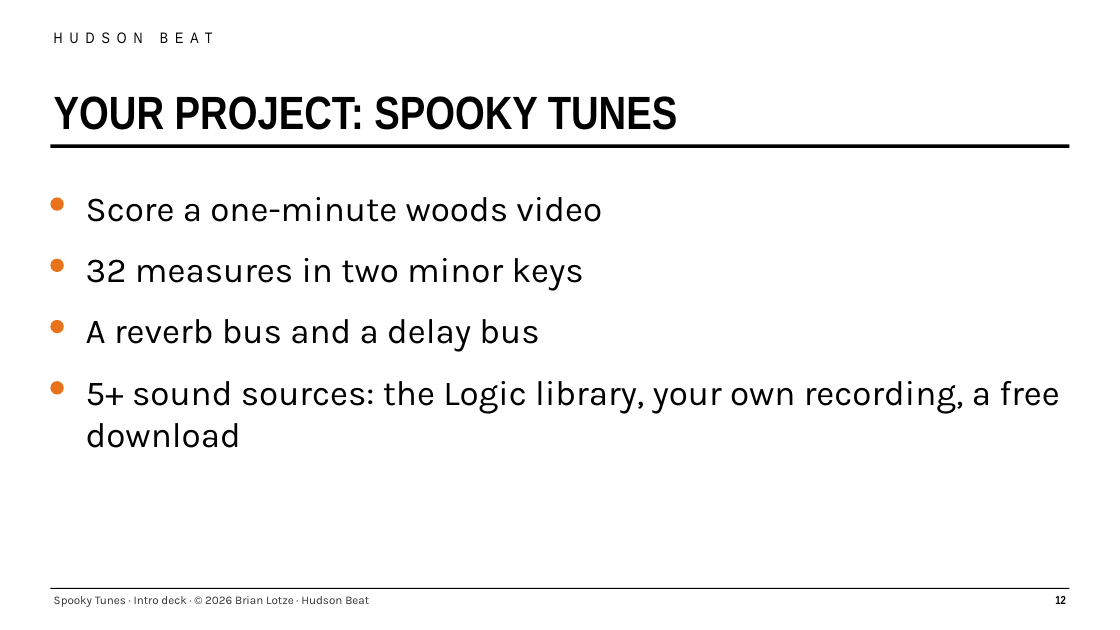
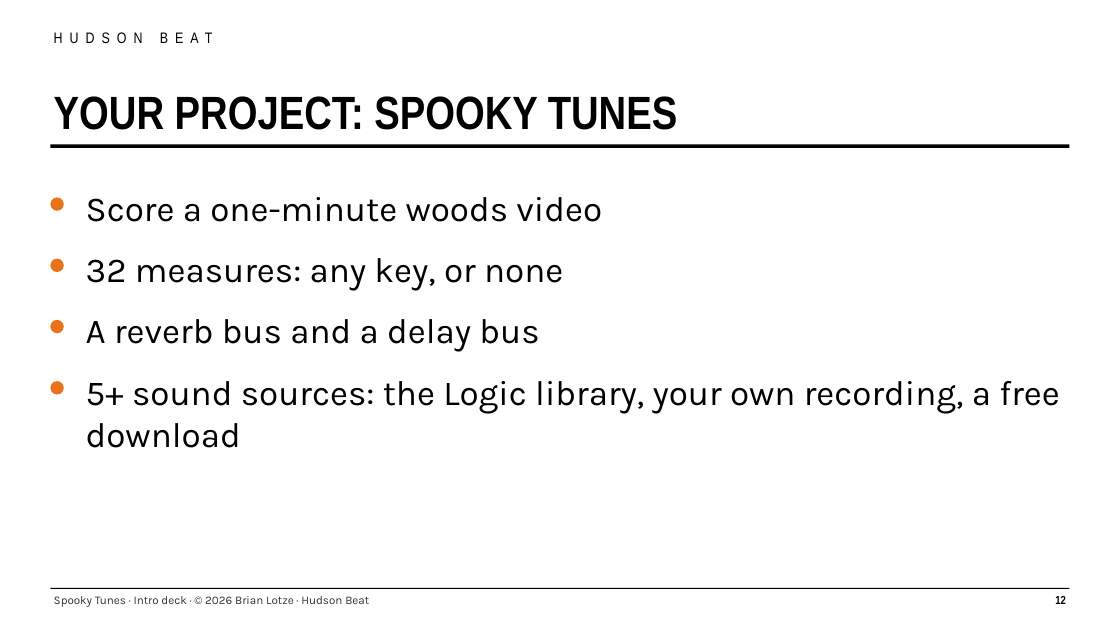
Before and after one commit to brianlotzemusic-glitch/WaltyCal, a slide deck: slide 12 of tpt/009-dmp1-spooky-tunes/spooky-tunes-intro-deck.pptx. Drawn at 1120x630 pixels with LibreOffice and Linux fonts; fonts in the diff are those of the drawing. Boxes give left, top, right and bottom in pixels: in the first picture for what was removed or moved away, otherwise in the second. Text is boxed around its words. In the diff, an @@ line names an element or a change of style, - is before the commit and + after.

```diff
--- a/tpt/009-dmp1-spooky-tunes/spooky-tunes-intro-deck.pptx
+++ b/tpt/009-dmp1-spooky-tunes/spooky-tunes-intro-deck.pptx
@@ text at box(86, 258, 563, 291): text changed @@
-32 measures in two minor keys
+32 measures: any key, or none
```
Also in this commit, not shown: 4 other slides changed, 31 other files.
